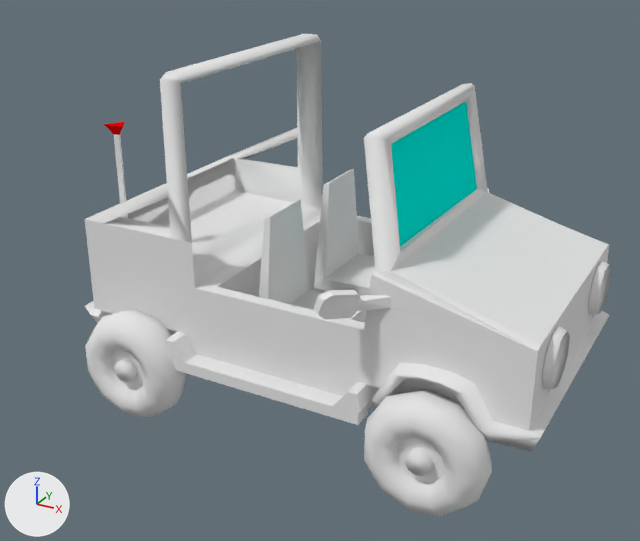
Before and after pictures for a commit that changed the Blender file materials/models/jeep/jeep.blend.
Before and after are seen from a 50 mm camera at (0.9, -1.655, 1.113) aimed at (-0.009, -0.002, 0.287). Arrows for +X, +Y and +Z are at lower left; the lights stay in place.

The first picture shows 'Jeep Body', 'Left Chair', 'Left Lamp', 'Right Chair', 'Right Lamp', 'Wheel Back Right', 'Wheel Front Right', 'Window'.
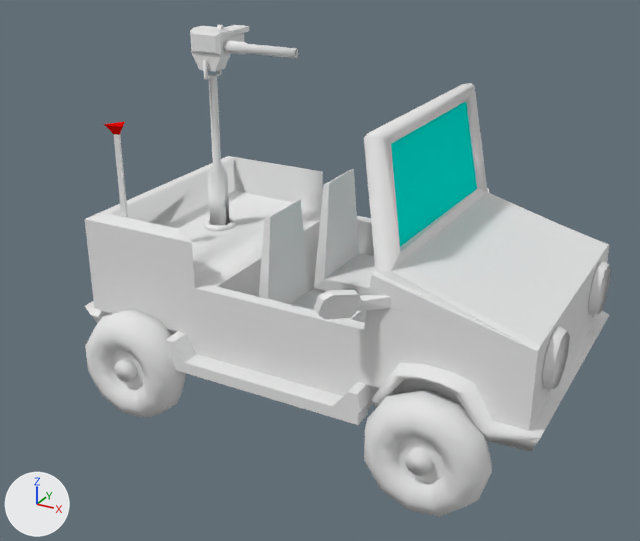
The change, as a list of edits to the scene's bpy script:
```text
Change me_cube_001:
    used by ob_jeep_body; location = (-0.092, -0.013, 0.249); scale = (0.35, 0.28, 0.0798)
    remove me_cube_001.from_pydata(...)  # 459 vertices, 379 faces; spans x -2.25..1.98, y -1.34..1.34, z -2.38..6.6
    add me_cube_001.from_pydata(...)  # 439 vertices, 357 faces; spans x -2.25..1.98, y -1.34..1.34, z -2.38..5.71
    me_cube_001 part 1
    20 vertices are removed from x -0.32..-0.18, y -1.0..1.0, z 3.4..6.6
    26 faces are deleted
    2 new faces join them, mat_jeep (its picture is missing)
    2 new faces join them, mat_jeep (its picture is missing), smooth
Add me_torus_004:
    me_torus_004.from_pydata(...)  # 356 vertices, 351 faces; spans x -1.25..1.25, y -1.25..1.25, z -0.25..12.79
    me_torus_004.polygons.foreach_set('use_smooth', [True] * 351)
    me_torus_004.materials.append(mat_jeep)  # its picture is missing
Add me_cube_004:
    me_cube_004.from_pydata(...)  # 266 vertices, 228 faces; spans x -1.89..10.24, y -1.26..5.09, z -1.0..4.42
    me_cube_004.materials.append(mat_jeep)  # its picture is missing
Add ob_gun_holder:
    ob_gun_holder = bpy.data.objects.new('Gun Holder', me_torus_004)
    ob_gun_holder.location = (-0.288, 0.0, 0.35)
    ob_gun_holder.scale = (0.0312, 0.0312, 0.0312)
Add ob_gun:
    ob_gun = bpy.data.objects.new('Gun', me_cube_004)
    ob_gun.location = (-0.289, 0.0, 0.742)
    ob_gun.scale = (0.0213, 0.02, 0.0183)
```

Location of each change, [x1, y1, x2, y2] in pixels of the pictures (640 x 541 px):
'Jeep Body', reshaped (12% shorter): before [85, 34, 609, 452]; after [85, 83, 609, 452]
'Gun', added: after [190, 25, 298, 72]
'Gun Holder', added: after [203, 60, 236, 231]
part 1 of me_cube_001, cut back: before [86, 34, 323, 243]; after [86, 156, 316, 243]
